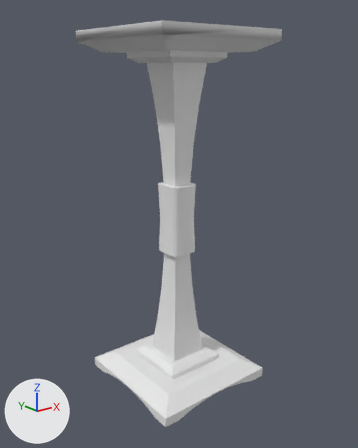
A saved change to the FBX model Assets/VRGO/Models/stand.fbx.
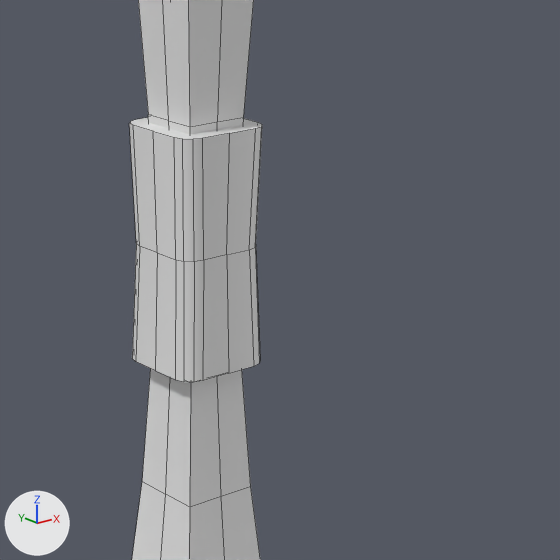
The first picture shows the older version from a camera (50 mm lens) standing at (-0.328, -0.414, 0.352) and looking at (0.0, -0.003, 0.188). The close-ups show both versions on the part from 34% to 78% of the width and 33% to 69% of the height of that picture; other places that the commit changed are outside them. Arrows for +X, +Y and +Z are at lower left; the lights stay in place. The close-ups show mesh edges as thin lines.

Names of what the first close-up shows: 'Grip', 'Stand'.
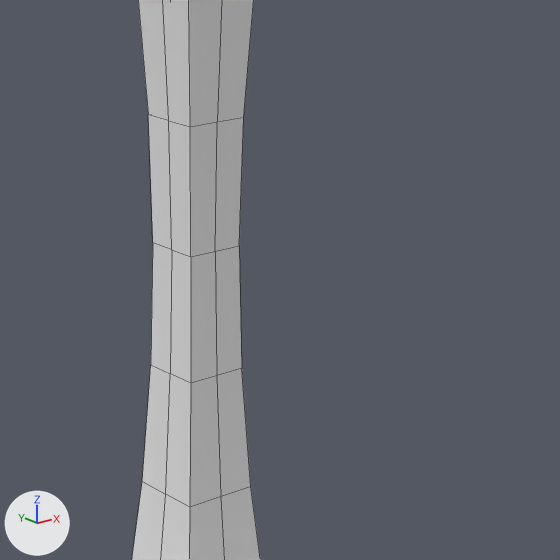
The change in detail:
Object 'Grip' (ob_grip) is deleted.

What differs and where, as boxes [x1, y1, x2, y2] in the close-ups (560 x 560 px):
'Grip', deleted: before [129, 117, 262, 382]
